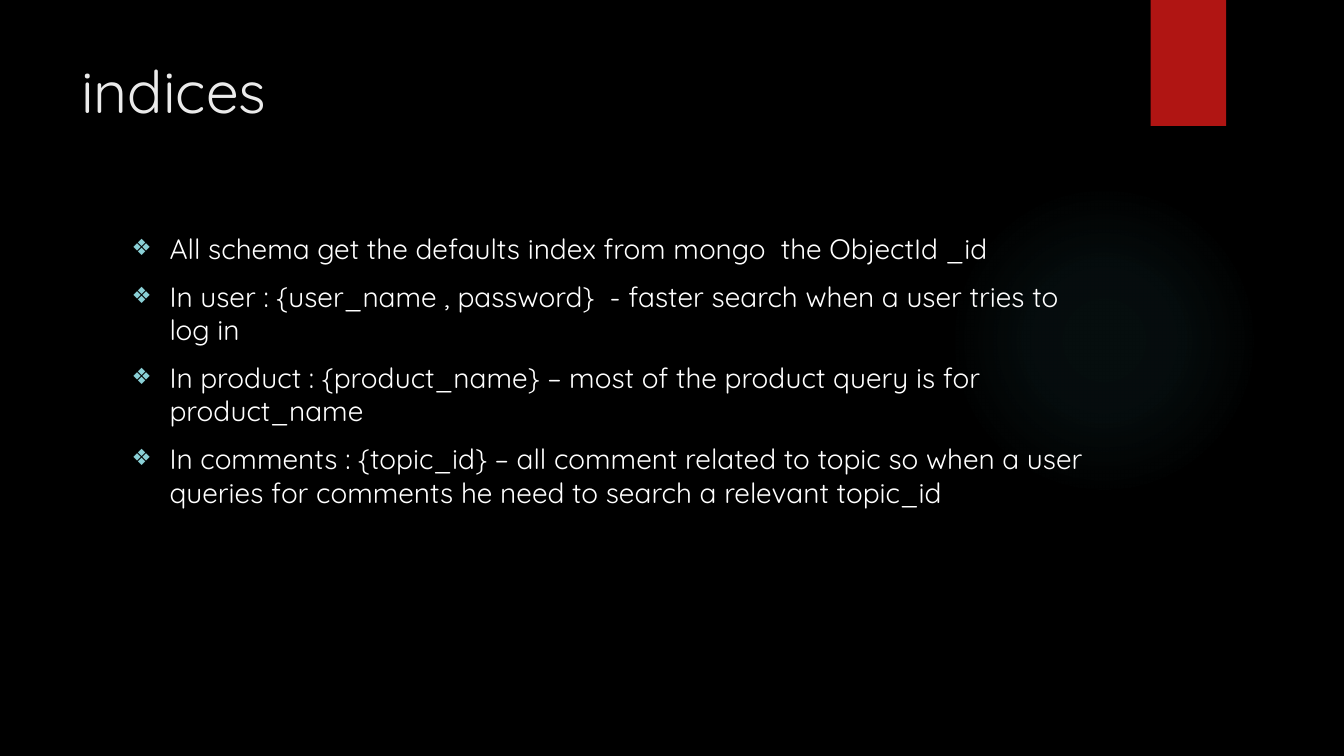
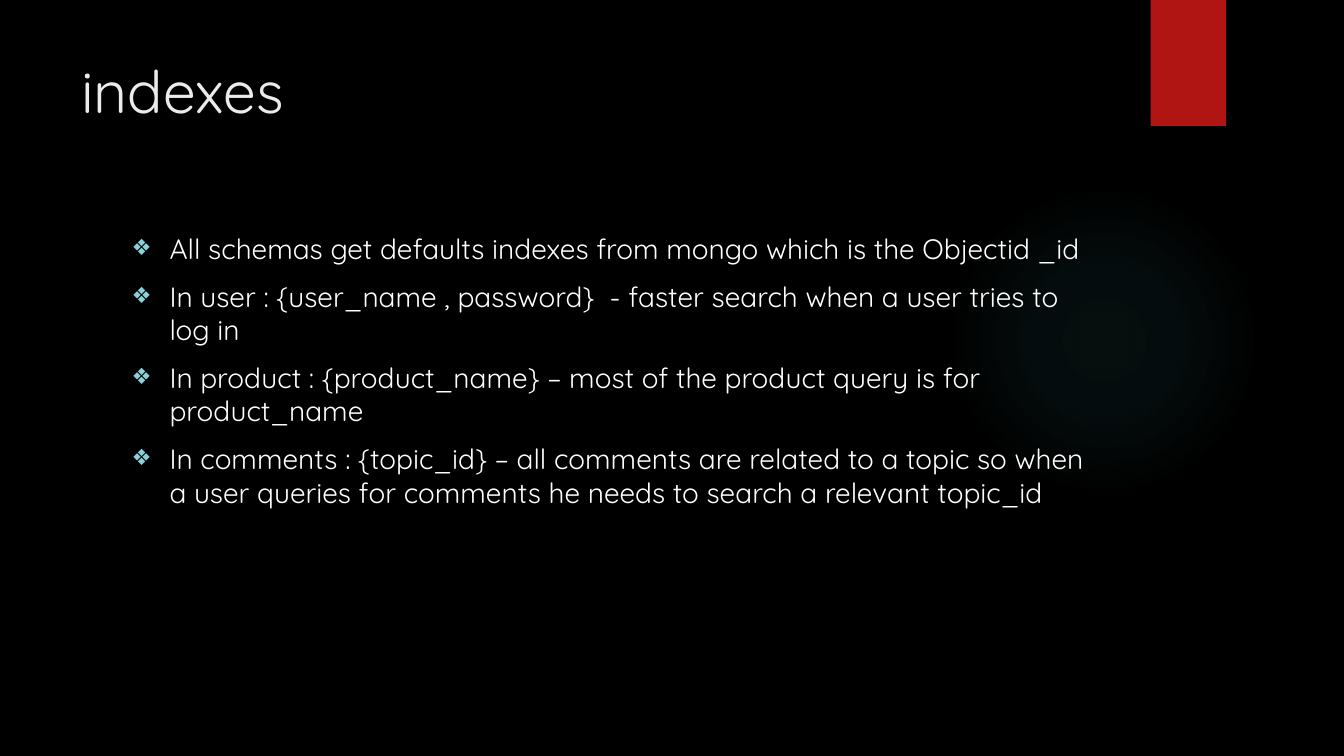
Before and after one commit to tronxd/webmta, a slide deck: slide 10 of data/MyDietApp.pptx. Drawn at 1344x756 pixels with LibreOffice and Linux fonts; fonts in the diff are those of the drawing; background and template pictures are left out. Boxes give left, top, right and bottom in pixels: in the first picture for what was removed or moved away, otherwise in the second. Text is boxed around its words. In the diff, an @@ line names an element or a change of style, - is before the commit and + after.

```diff
--- a/data/MyDietApp.pptx
+++ b/data/MyDietApp.pptx
@@ title at (x1=81, y1=69, x2=283, y2=114): text changed @@
-indices
+indexes
@@ text at (x1=170, y1=238, x2=1080, y2=265): text changed @@
-❖ All schema get the defaults index from mongo the ObjectId _id
+❖ All schemas get defaults indexes from mongo which is the Objectid _id
@@ text at (x1=170, y1=448, x2=1084, y2=509): text changed @@
-❖ In comments : {topic_id} – all comment related to topic so when a user queries for comments he need to search a relevant topic_id
+❖ In comments : {topic_id} – all comments are related to a topic so when a user queries for comments he needs to search a relevant topic_id
```
Also in this commit, not shown: 2 other slides changed.
